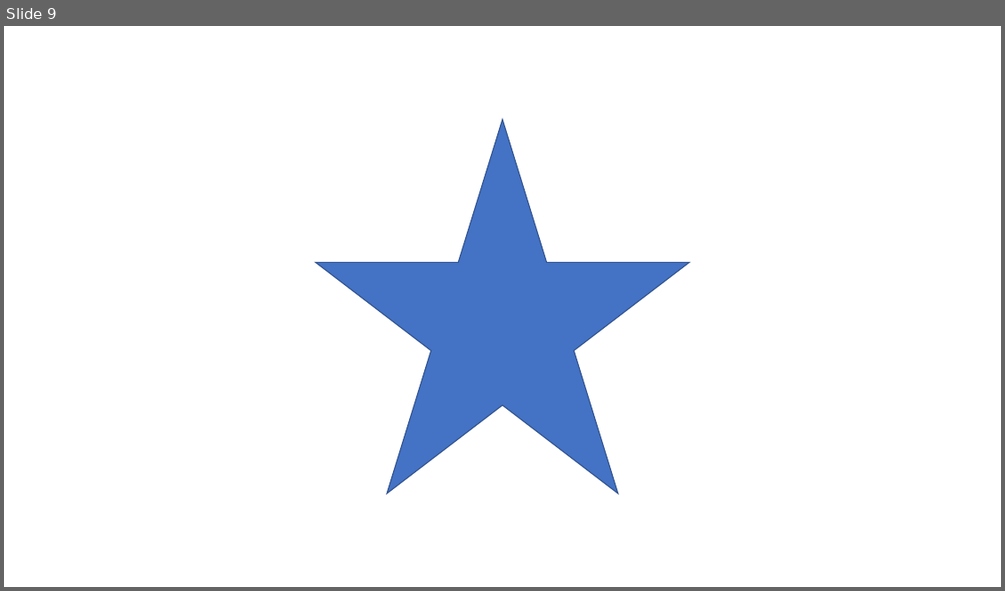
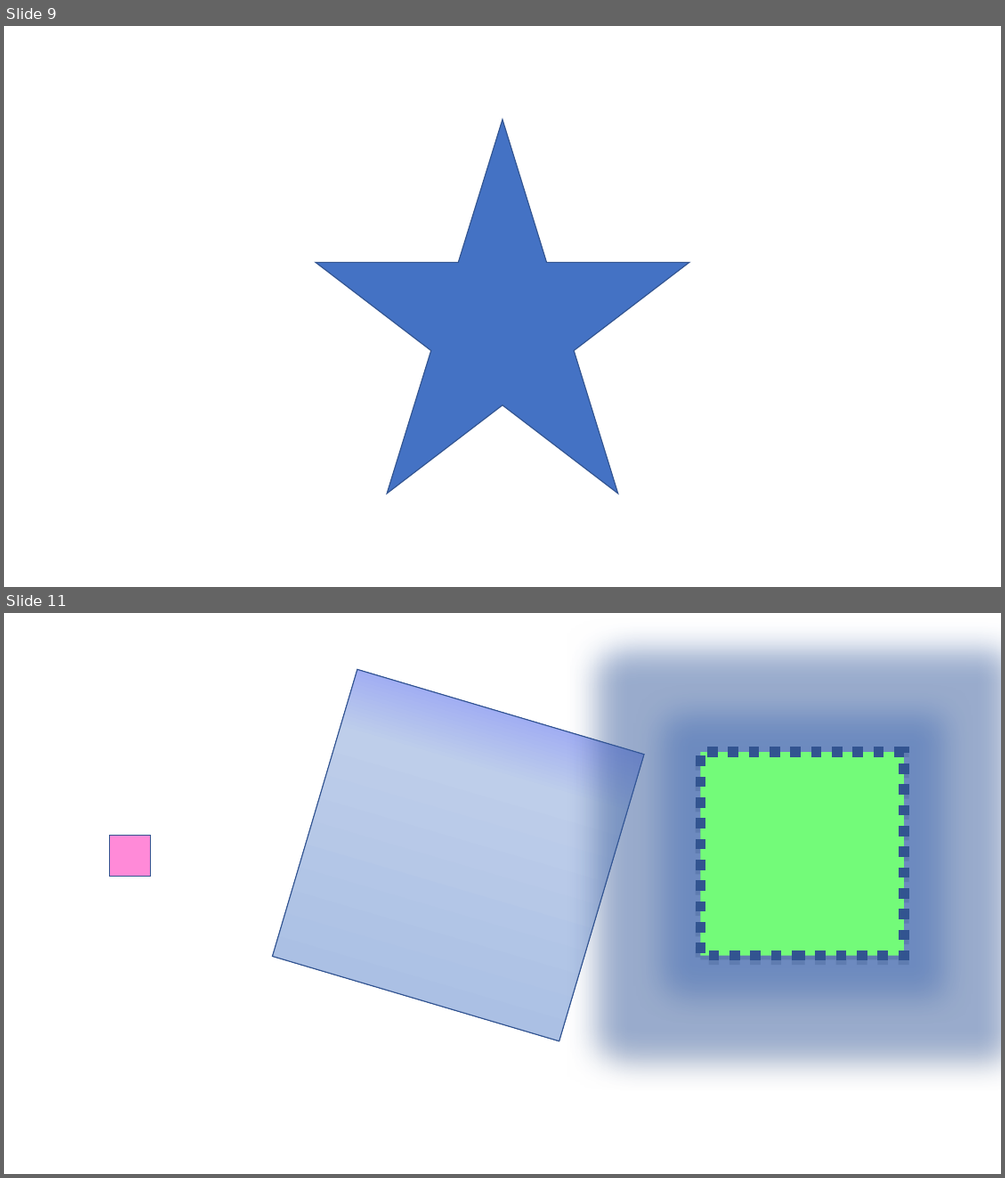
Before and after one commit to sayedihashimi/animal-web, a slide deck: ios/resources/shapes.pptx. Shown one above the other, each under a label of ours: slide 9 before the commit, slides 9 and 11 after it; the slides between them are not shown. The pictures are 1005x591 and 1005x1178 pixels, drawn with LibreOffice and Linux fonts; fonts in the diff are those of the drawing. Boxes give left, top, right and bottom in pixels: in the first picture for what was removed or moved away, otherwise in the second. Text is boxed around its words. In the diff, an @@ line names an element or a change of style, - is before the commit and + after.

```diff
--- a/ios/resources/shapes.pptx
+++ b/ios/resources/shapes.pptx
@@ slide 11 added at bbox=[4, 613, 1001, 1174], background #FFFFFF @@
@@ rectangle added at bbox=[273, 669, 645, 1041], fill gradient #7A81FF to #BECEEA to #ABC0E4 to #C7D5ED, outline #325491 1 pt @@
@@ rectangle added at bbox=[700, 752, 904, 956], fill #73FB79, outline #325491 10 pt dashed @@
@@ rectangle added at bbox=[109, 835, 151, 876], fill #FF8AD8, outline #325491 1 pt @@
```
Also in this commit, not shown: 8 other slides added, 59 other files.
